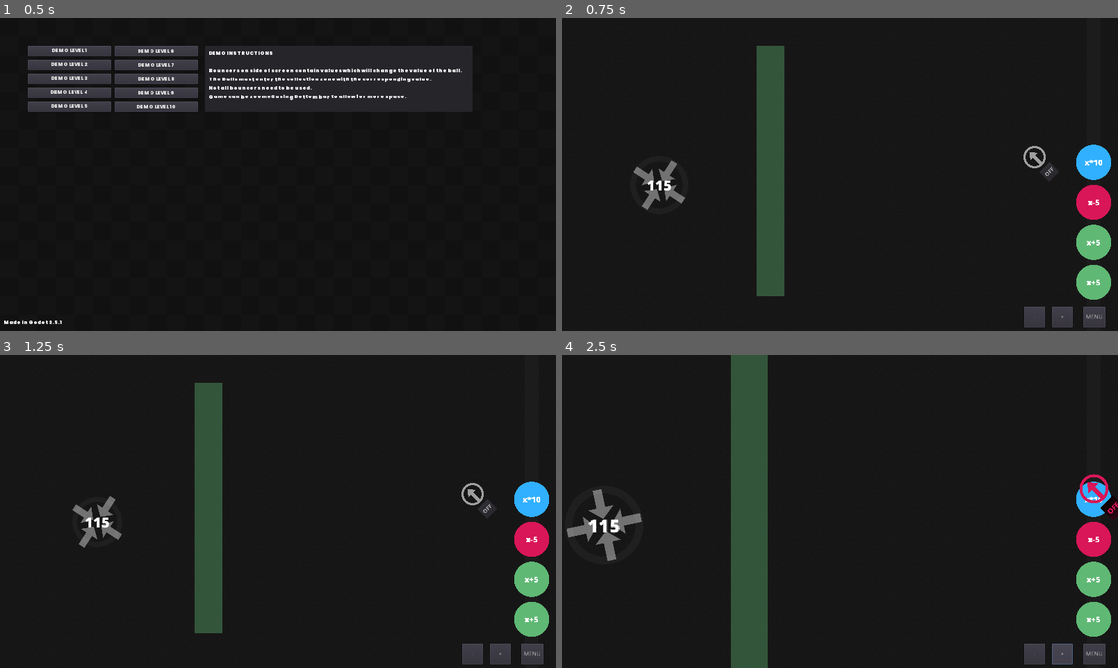
Above: before the commit, frames 1-4 (two rows, left to right).
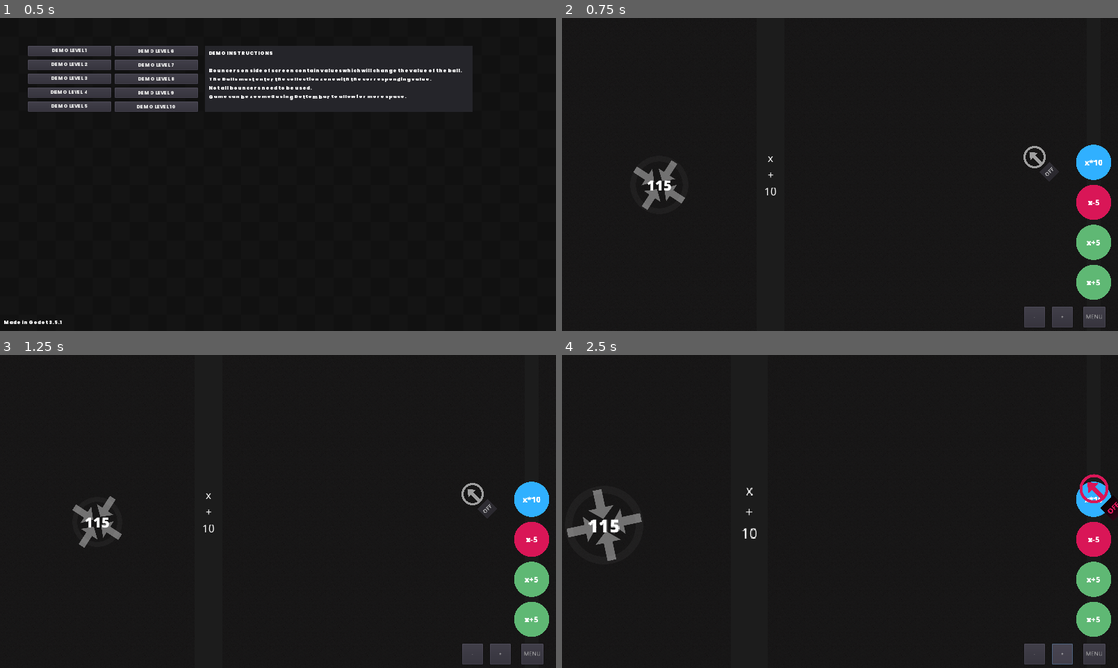
Above: after the commit, the same moments.

Repository: Masonzk/2023TSAVGDSOURCE
Game: Godot game, scene res://Scenes/Menu.tscn
The game is run twice, just before and just after one commit, with the same random seed, the same clock (stepped at 60 frames per second) and the same inputs.
Inputs:
- Up to frame 1 (0.5 s): no input
- Up to frame 2 (0.75 s): click "DEMO LEVEL 9" at 0.5 s
- Up to frame 3 (1.25 s): no input
- Up to frame 4 (2.5 s): click "OFF" at 1.25 s; click "+" at 2 s

Frame 1 is identical in both runs. In frame 2, 4.0% of the frame differs, in the area x 35-40%, y 8-89%; in frame 3, 4.0%; in frame 4, 6.6%, in the area x 30-37%, y 0-100%.

Commit message:
Passthrough wall functionality and small tweaks to level 10

Diff:
--- /dev/null
+++ b/Code/Passthrough.gd
@@ -0,0 +1,11 @@
+extends StaticBody2D
+
+export var formula : String = ""
+
+func _on_Area2D_body_entered(body):
+	if body.is_in_group("ball"):
+		var expression = Expression.new()
+		expression.parse(str(formula), ['x'])
+		body.current_value = expression.execute([body.current_value])
+		#PLAY ANIMATION FOR PASSING THROUGH WALL
+		#$AnimationPlayer.play("Pulse")
--- a/Code/Walls.gd
+++ b/Code/Walls.gd
@@ -1,6 +1,4 @@
 extends StaticBody2D
-
-
 
 func _on_Area2D_body_entered(body):
 	if body.is_in_group("ball"):
--- a/Scenes/Ball.tscn
+++ b/Scenes/Ball.tscn
@@ -16,7 +16,7 @@
 length = 0.2
 tracks/0/type = "value"
 tracks/0/path = NodePath("Sprite:scale")
-tracks/0/interp = 1
+tracks/0/interp = 2
 tracks/0/loop_wrap = true
 tracks/0/imported = false
 tracks/0/enabled = true
@@ -25,33 +25,6 @@
 "transitions": PoolRealArray( 1, 1, 1 ),
 "update": 0,
 "values": [ Vector2( 0.0888889, 0.0888889 ), Vector2( 0.11, 0.11 ), Vector2( 0.0888889, 0.0888889 ) ]
-}
-
-[sub_resource type="Animation" id=7]
-length = 0.001
-tracks/0/type = "value"
-tracks/0/path = NodePath("Sprite:scale")
-tracks/0/interp = 1
-tracks/0/loop_wrap = true
-tracks/0/imported = false
-tracks/0/enabled = true
-tracks/0/keys = {
-"times": PoolRealArray( 0 ),
-"transitions": PoolRealArray( 1 ),
-"update": 0,
-"values": [ Vector2( 0.07, 0.07 ) ]
-}
-tracks/1/type = "value"
-tracks/1/path = NodePath("Label:rect_scale")
-tracks/1/interp = 1
-tracks/1/loop_wrap = true
-tracks/1/imported = false
-tracks/1/enabled = true
-tracks/1/keys = {
-"times": PoolRealArray( 0 ),
-"transitions": PoolRealArray( 1 ),
-"update": 0,
-"values": [ Vector2( 1, 1 ) ]
 }
 
 [sub_resource type="Animation" id=4]
@@ -173,7 +146,6 @@
 reset_on_save = false
 playback_speed = 2.0
 anims/Pulse = SubResource( 5 )
-anims/RESET = SubResource( 7 )
 anims/destroy = SubResource( 4 )
 anims/null = SubResource( 6 )
 
--- a/Scenes/Levels/10.tscn
+++ b/Scenes/Levels/10.tscn
@@ -14,13 +14,13 @@
 position = Vector2( 1088, 128 )
 
 [node name="Collector" parent="." index="1"]
-position = Vector2( 216, 488 )
+position = Vector2( 216, 416 )
 desired_value = 4.0
 
 [node name="Null Zone" type="StaticBody2D" parent="." index="5"]
 modulate = Color( 0.94902, 0.0941176, 0.0941176, 0.431373 )
 material = SubResource( 1 )
-position = Vector2( 256, 576 )
+position = Vector2( 256, 504 )
 script = ExtResource( 4 )
 __meta__ = {
 "_edit_group_": true
@@ -39,7 +39,7 @@
 
 [node name="Null Zone2" type="StaticBody2D" parent="." index="6"]
 modulate = Color( 0.94902, 0.0941176, 0.0941176, 0.431373 )
-position = Vector2( 384, 264 )
+position = Vector2( 384, 192 )
 rotation = -3.14159
 script = ExtResource( 4 )
 __meta__ = {
@@ -49,17 +49,17 @@
 [node name="Area2D" type="Area2D" parent="Null Zone2" index="0"]
 
 [node name="CollisionPolygon2D" type="CollisionPolygon2D" parent="Null Zone2/Area2D" index="0"]
-polygon = PoolVector2Array( -128, -128, 256, -384, 256, -448, -128, -192 )
+polygon = PoolVector2Array( -128, -128, 303.998, -416.001, 303.998, -480.001, -128, -192 )
 
 [node name="Polygon2D" type="Polygon2D" parent="Null Zone2" index="1"]
 material = ExtResource( 3 )
 texture = ExtResource( 2 )
 texture_rotation_degrees = 70.0
-polygon = PoolVector2Array( -128, -192, 256, -448, 256, -384, -128, -128 )
+polygon = PoolVector2Array( -128, -192, 303.998, -480.001, 303.998, -416.001, -128, -128 )
 
 [node name="Null Zone3" type="StaticBody2D" parent="." index="7"]
 modulate = Color( 0.94902, 0.0941176, 0.0941176, 0.431373 )
-position = Vector2( 128, 544 )
+position = Vector2( 128, 472 )
 script = ExtResource( 4 )
 __meta__ = {
 "_edit_group_": true
@@ -68,13 +68,13 @@
 [node name="Area2D" type="Area2D" parent="Null Zone3" index="0"]
 
 [node name="CollisionPolygon2D" type="CollisionPolygon2D" parent="Null Zone3/Area2D" index="0"]
-polygon = PoolVector2Array( 0, 168, 0, -160, -48, -128, -48, 200 )
+polygon = PoolVector2Array( 0, 104, 0, -160, -48, -128, -48, 136 )
 
 [node name="Polygon2D" type="Polygon2D" parent="Null Zone3" index="1"]
 material = ExtResource( 3 )
 texture = ExtResource( 2 )
 texture_rotation_degrees = 70.0
-polygon = PoolVector2Array( -48, 200, -48, -128, 0, -160, 0, 168 )
+polygon = PoolVector2Array( -48, 136, -48, -128, 0, -160, 0, 104 )
 
 [connection signal="body_entered" from="Null Zone/Area2D" to="Null Zone" method="_on_Area2D_body_entered"]
 [connection signal="body_entered" from="Null Zone2/Area2D" to="Null Zone2" method="_on_Area2D_body_entered"]
--- a/Scenes/Levels/9.tscn
+++ b/Scenes/Levels/9.tscn
@@ -1,6 +1,12 @@
-[gd_scene load_steps=2 format=2]
+[gd_scene load_steps=5 format=2]
 
 [ext_resource path="res://Scenes/Levels/Base.tscn" type="PackedScene" id=1]
+[ext_resource path="res://Code/Passthrough.gd" type="Script" id=2]
+[ext_resource path="res://NotoSans-Regular.ttf" type="DynamicFontData" id=3]
+
+[sub_resource type="DynamicFont" id=1]
+size = 24
+font_data = ExtResource( 3 )
 
 [node name="9" instance=ExtResource( 1 )]
 expressions = [ "x+5", "x+5", "x-5", "x*10" ]
@@ -12,15 +18,33 @@
 position = Vector2( 224, 384 )
 desired_value = 115.0
 
-[node name="Pass (x+10)" type="StaticBody2D" parent="." index="5"]
-modulate = Color( 0.372549, 0.721569, 0.454902, 0.392157 )
+[node name="Passthrough" type="StaticBody2D" parent="." index="5"]
 position = Vector2( 448, 448 )
+script = ExtResource( 2 )
 __meta__ = {
 "_edit_group_": true
 }
+formula = "x+10"
 
-[node name="Polygon2D" type="Polygon2D" parent="Pass (x+10)" index="0"]
-polygon = PoolVector2Array( 0, 192, 0, -384, 64, -384, 64, 192 )
+[node name="Area2D" type="Area2D" parent="Passthrough" index="0"]
 
-[node name="CollisionPolygon2D" type="CollisionPolygon2D" parent="Pass (x+10)" index="1"]
-polygon = PoolVector2Array( 0, 192, 64, 192, 64, -384, 0, -384 )
+[node name="CollisionPolygon2D" type="CollisionPolygon2D" parent="Passthrough/Area2D" index="0"]
+visible = false
+polygon = PoolVector2Array( 0, 832, 64, 832, 64, -960, 0, -960 )
+
+[node name="Polygon2D" type="Polygon2D" parent="Passthrough" index="1"]
+color = Color( 0.109804, 0.109804, 0.109804, 1 )
+polygon = PoolVector2Array( 0, 832, 0, -960, 64, -960, 64, 832 )
+
+[node name="Label" type="Label" parent="Passthrough" index="2"]
+margin_top = -448.0
+margin_right = 64.0
+margin_bottom = 272.0
+custom_fonts/font = SubResource( 1 )
+text = "x
++
+10"
+align = 1
+valign = 1
+
+[connection signal="body_entered" from="Passthrough/Area2D" to="Passthrough" method="_on_Area2D_body_entered"]
Not shown: 1 places in Scenes/Ball.tscn that only renumber resources
